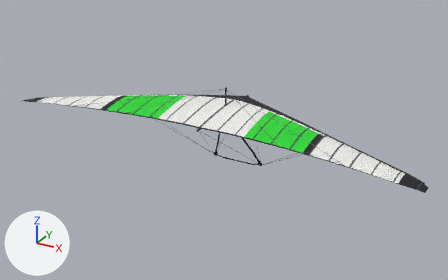
An edit to the Blender file assets/source/glider_icaro_mastr.blend, drawn before and after from the same camera.
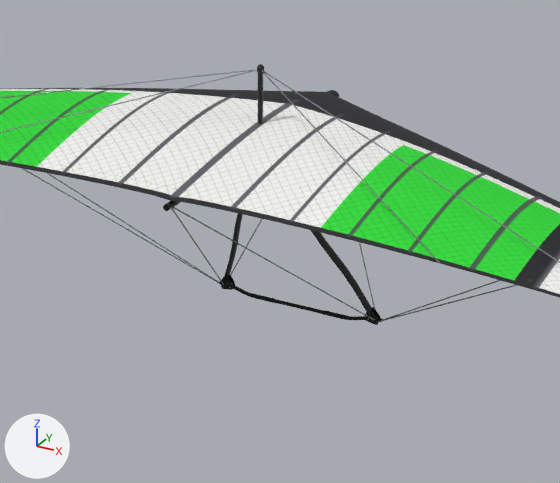
The first picture shows the older version from a 50 mm camera at (6.85, -12.31, 5.58) aimed at (0.08, 0.01, -0.58). The close-ups show the older and then the newer version on the part from 33% to 71% of the width and 24% to 76% of the height of that picture. Only the edits that show in the close-ups are written down. Every picture has the same lights, and +X, +Y and +Z are marked at lower left.

Names of what the first close-up shows: 'ControlFrame', 'Frame', 'Sail'.
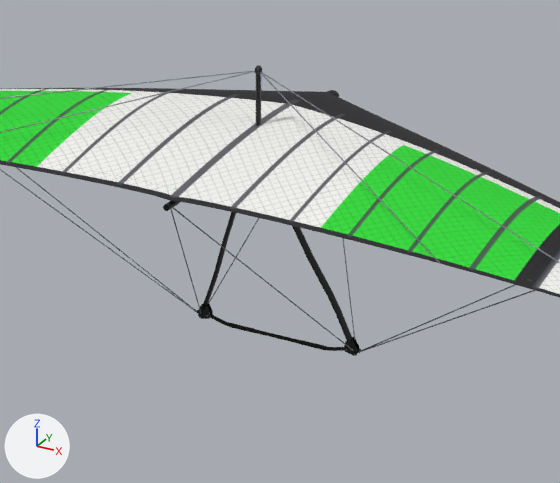
The newer file is also turned or shifted as a whole; pictures and numbers use the older file's frame.

Where the change shows, as pixel boxes [x1, y1, x2, y2] in the close-ups (560 x 483 px):
'ControlFrame', reshaped: before [22, 168, 517, 325]; after [0, 167, 535, 356]

The edits, one by one:
me_controlframe is used by ob_controlframe; location (0.0, 0.0, 0.0).
me_controlframe had 3970 vertices, 1970 faces and spanned x -3.12..3.12, y -1.06..1.35, z -1.56..0.09.
me_controlframe now has 3970 vertices, 1970 faces and spans x -3.12..3.12, y -1.06..1.35, z -1.66..0.09.
me_controlframe part 1: 3762 of 3970 vertices moved; they spanned x -0.76..0.76, y -0.05..0.94, z -1.56..0.09 and now span x -0.76..0.76, y 0.16..0.58, z -1.66..0.09; mean shift (0.0, -0.24, -0.08); largest move (-0.68, 0.93, -1.52) -> (-0.68, 0.56, -1.64).
Other edits to the shape of me_controlframe do not show in these pictures.
